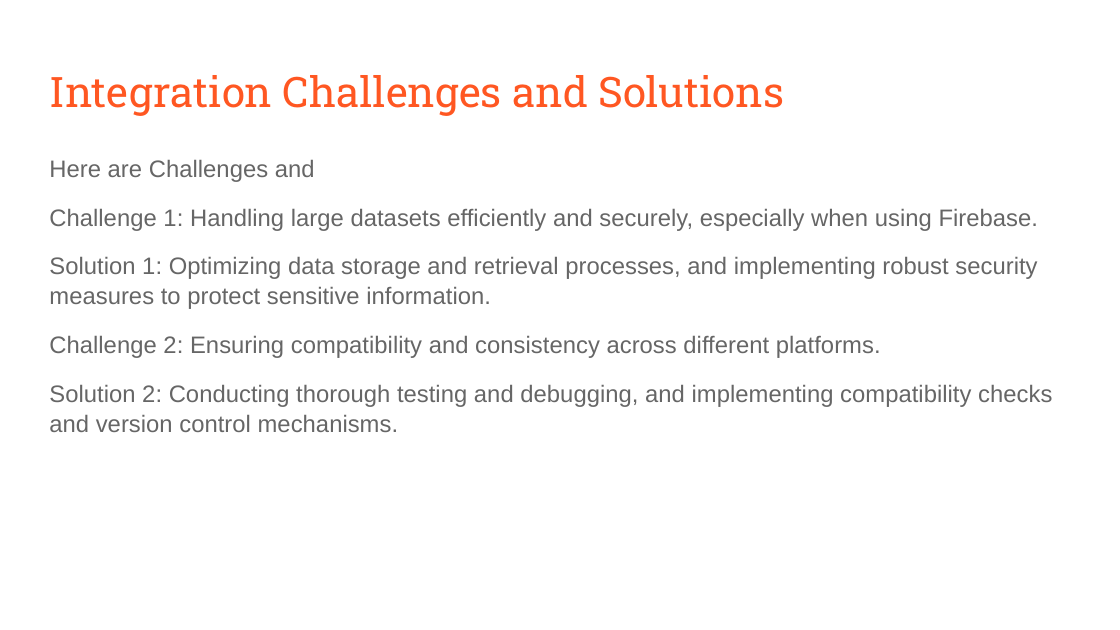
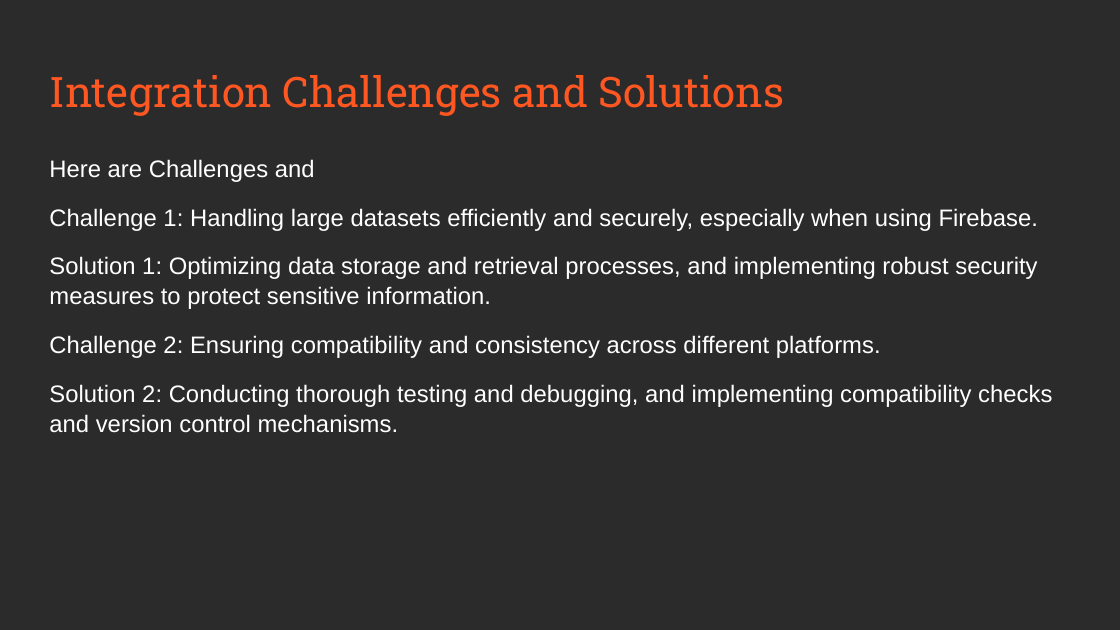
Before and after one commit to arslan719/Capstone_Project_5588, a slide deck: slide 15 of Humanlytics.pptx (slide 12 before the commit). Drawn at 1120x630 pixels with LibreOffice and Linux fonts; fonts in the diff are those of the drawing; background and template pictures are left out; a plain dark background stands for a picture behind light text. Boxes give left, top, right and bottom in pixels: in the first picture for what was removed or moved away, otherwise in the second. Text is boxed around its words. In the diff, an @@ line names an element or a change of style, - is before the commit and + after.

```diff
--- a/Humanlytics.pptx
+++ b/Humanlytics.pptx
@@ background #FFFFFF to picture (left out) @@
@@ text "Here are Challenges and" at [49, 159, 1052, 433]: text colour #666666 to #FFFFFF @@
```
Also in this commit, not shown: 8 other slides changed, 5 slides added, 11 slides removed.
